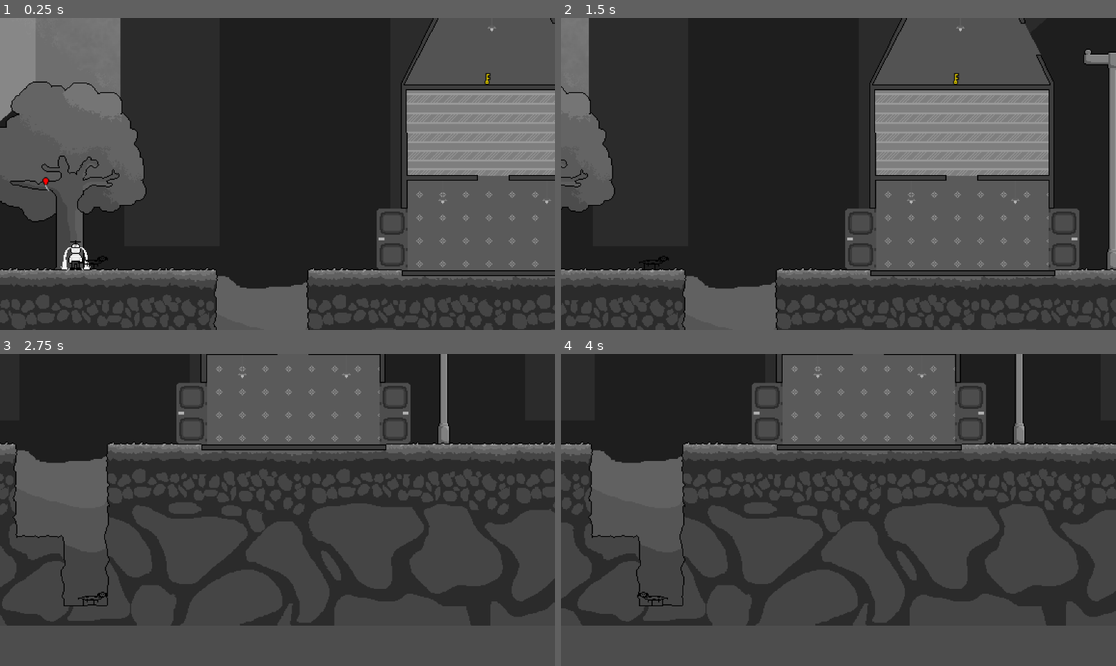
Above: before the commit, frames 1-4 (two rows, left to right).
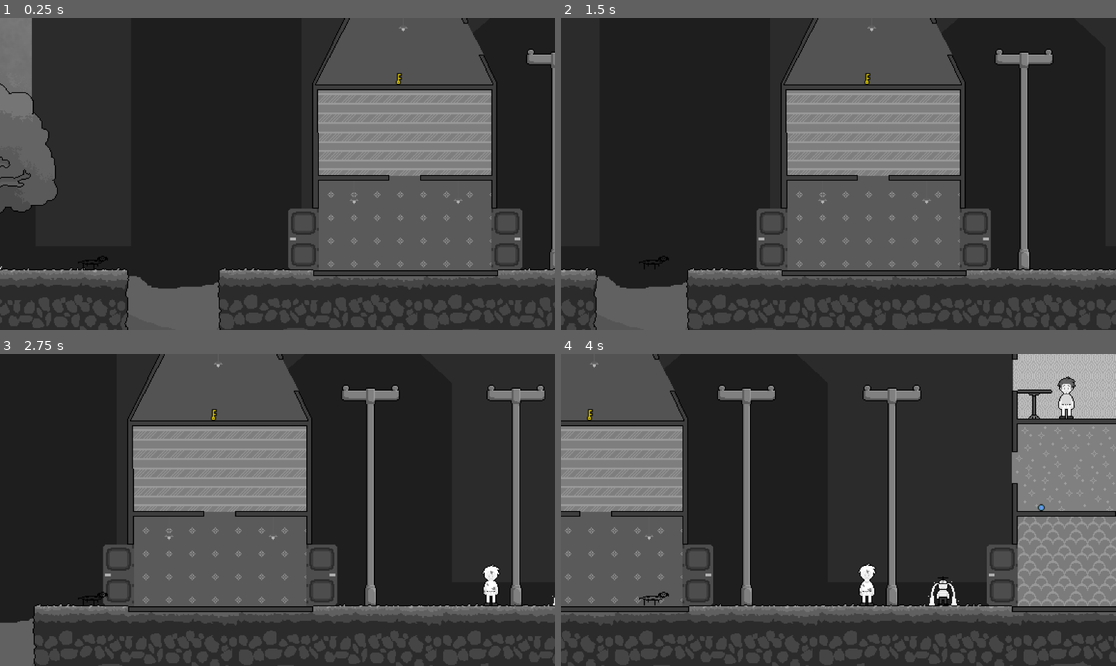
Above: after the commit, the same moments.

Repository: antonin-tarrade/SausageSerenity
Game: Godot game, scene res://Scenes/main.tscn
Two runs of this game, one before a commit and one after it. Both use one fixed random seed, a clock stepped at 60 frames per second and the inputs below. The engine's default icon, where the game draws it, is replaced by a stand-in: a white triangle on a blue panel in a dark square.
Inputs:
- Up to frame 1 (0.25 s): no input
- Up to frame 2 (1.5 s): hold Right (ui_right) 0.53-1.28 s; hold Q (extend) 0.53-1.28 s; tap Enter at 1.25 s; hold Down (ui_down) from 1.28 s (still down); tap W (charger) at 1.35 s
- Up to frame 3 (2.75 s): tap Q (extend) at 1.55 s; release Down (ui_down) at 2.03 s; hold Right (ui_right) from 2.03 s (still down); hold Q (extend) from 2.03 s (still down)
- Up to frame 4 (4 s): tap Space at 2.75 s; release Right (ui_right) at 2.78 s; release Q (extend) at 2.78 s; hold Up (ui_up) 2.78-3.53 s; tap E (interact) at 2.85 s; tap Q (extend) at 3.05 s; hold Left (ui_left) from 3.53 s (still down); hold Q (extend) from 3.53 s (still down)

The runs differ from the first frame. In frame 1, 43% of the frame differs, in the area x 0-100%, y 0-100%; in frame 2, 42%; in frame 3, 55%; in frame 4, 67%.

Commit message:
gamemanager

Diff:
--- a/Objets/mot_doux.tres
+++ b/Objets/mot_doux.tres
@@ -9,7 +9,7 @@
 
 [resource]
 script = ExtResource("1_6f0ju")
-id = "mot_doux"
+id = "lettre"
 icon = ExtResource("1_qhjq5")
 isTakable = true
 isPushable = false
--- a/Objets/test.tscn
+++ b/Objets/test.tscn
@@ -1,16 +1,15 @@
 [gd_scene load_steps=3 format=3 uid="uid://dx51uf8eanmjd"]
 
-[ext_resource type="Texture2D" uid="uid://cg7joo7ul60b1" path="res://TilesObjets/tile003.png" id="1_ortvf"]
+[ext_resource type="Texture2D" uid="uid://pqq7twfnjv0a" path="res://Dessins/transat.png" id="1_dh3r5"]
 
-[sub_resource type="CapsuleShape2D" id="CapsuleShape2D_aopye"]
-radius = 4.0
-height = 12.0
+[sub_resource type="RectangleShape2D" id="RectangleShape2D_6iryu"]
+size = Vector2(89, 37)
 
 [node name="Node2D" type="Node2D"]
 
 [node name="Sprite2D" type="Sprite2D" parent="."]
-texture = ExtResource("1_ortvf")
+texture = ExtResource("1_dh3r5")
 
 [node name="CollisionShape2D" type="CollisionShape2D" parent="."]
-position = Vector2(0, 2)
-shape = SubResource("CapsuleShape2D_aopye")
+position = Vector2(-0.5, 3.5)
+shape = SubResource("RectangleShape2D_6iryu")
--- a/Objets/verification_exploration.tres
+++ b/Objets/verification_exploration.tres
@@ -1,7 +1,10 @@
-[gd_resource type="Resource" script_class="Item" load_steps=3 format=3 uid="uid://cwupaq6jhwmbg"]
+[gd_resource type="Resource" script_class="Item" load_steps=4 format=3 uid="uid://cwupaq6jhwmbg"]
 
 [ext_resource type="Texture2D" uid="uid://pqq7twfnjv0a" path="res://Dessins/transat.png" id="1_042yv"]
 [ext_resource type="Script" path="res://ObjectData.gd" id="1_e34i0"]
+
+[sub_resource type="RectangleShape2D" id="RectangleShape2D_ocqlv"]
+size = Vector2(89, 37)
 
 [resource]
 script = ExtResource("1_e34i0")
@@ -10,4 +13,5 @@
 isTakable = false
 isPushable = false
 isDestroyable = false
-positionShape = Vector2(0, 0)
+collisionShape = SubResource("RectangleShape2D_ocqlv")
+positionShape = Vector2(-0.5, 3.5)
--- a/Scenes/main.tscn
+++ b/Scenes/main.tscn
@@ -1,5 +1,6 @@
-[gd_scene load_steps=57 format=3 uid="uid://dlxltitx45rdy"]
-
+[gd_scene load_steps=63 format=3 uid="uid://dlxltitx45rdy"]
+
+[ext_resource type="Script" path="res://Scripts/GameManager.gd" id="1_kq4bb"]
 [ext_resource type="PackedScene" uid="uid://cimdeld5rdie4" path="res://Scenes/chien_saucisse.tscn" id="1_lhaoc"]
 [ext_resource type="PackedScene" uid="uid://cfa1c1qjimgtp" path="res://Scenes/Personnage.tscn" id="2_m3qme"]
 [ext_resource type="Shader" uid="uid://d2l4kvn6jf350" path="res://Shaders/couleur.tres" id="3_t0lvh"]
@@ -36,12 +37,17 @@
 [ext_resource type="Texture2D" uid="uid://dgvrxukvr04d8" path="res://TilesObjets/tile001.png" id="20_c0jld"]
 [ext_resource type="Script" path="res://Scripts/Missions/Mission_ballon_eau.gd" id="20_q6trk"]
 [ext_resource type="Texture2D" uid="uid://b0c5l52vjltjs" path="res://TilesObjets/tile011.png" id="22_7t2v0"]
+[ext_resource type="Texture2D" uid="uid://dvrlv6bg41owb" path="res://Dessins/pomodouche.png" id="22_bycox"]
 [ext_resource type="Script" path="res://Scripts/Missions/Mission_chat.gd" id="23_65kqy"]
 [ext_resource type="Script" path="res://Scripts/Missions/Mission_romantique.gd" id="32_5vqgd"]
+[ext_resource type="Texture2D" uid="uid://bf3w7yren34t5" path="res://TilesObjets/tile005.png" id="32_polil"]
+[ext_resource type="Script" path="res://Scripts/Missions/Mission_casser_tout.gd" id="33_dkncc"]
 [ext_resource type="Script" path="res://Scripts/Missions/Mission_explorer.gd" id="36_uhh5p"]
+[ext_resource type="Texture2D" uid="uid://dcbeq3prui22h" path="res://TilesObjets/tile013.png" id="36_vo74e"]
 [ext_resource type="Texture2D" uid="uid://bb34s7ahx7qub" path="res://Dessins/smiley.png" id="41_mbxc8"]
 [ext_resource type="Texture2D" uid="uid://t5mc75vpaaec" path="res://TilesObjets/tile012.png" id="42_6aqss"]
 [ext_resource type="Script" path="res://Scripts/Missions/MissionAttendreRomantique.gd" id="42_87tod"]
+[ext_resource type="Texture2D" uid="uid://bgngufu6v7clp" path="res://Dessins/transat_bulle.png" id="42_hf511"]
 
 [sub_resource type="ShaderMaterial" id="ShaderMaterial_xjdte"]
 resource_local_to_scene = true
@@ -114,6 +120,10 @@
 shader_parameter/isSad = true
 
 [node name="Main" type="Node2D"]
+
+[node name="GameManager" type="Node2D" parent="."]
+unique_name_in_owner = true
+script = ExtResource("1_kq4bb")
 
 [node name="Decor" parent="." instance=ExtResource("4_5016y")]
 unique_name_in_owner = true
@@ -215,7 +225,7 @@
 [node name="MissionDouche" parent="Personnages/BillBoue/Requete/Missions" instance=ExtResource("7_exk0v")]
 position = Vector2(0, -4)
 scale = Vector2(1, 1)
-texture = ExtResource("12_ydduq")
+texture = ExtResource("22_bycox")
 script = ExtResource("18_oge4c")
 
 [node name="PorteHumaine" type="Node2D" parent="Personnages"]
@@ -254,7 +264,7 @@
 [node name="MissionBallonAppart" parent="Personnages/MiniBillAppart/Requete/Missions" instance=ExtResource("7_exk0v")]
 position = Vector2(0, -4)
 scale = Vector2(1, 1)
-texture = ExtResource("16_eljw5")
+texture = ExtResource("20_c0jld")
 script = ExtResource("17_lvmad")
 
 [node name="Personnage" parent="Personnages/MiniBillAppart" instance=ExtResource("2_m3qme")]
@@ -276,7 +286,7 @@
 [node name="MissionBallonImmeuble" parent="Personnages/MiniBillImmeuble/Requete/Missions" instance=ExtResource("7_exk0v")]
 position = Vector2(0, -4)
 scale = Vector2(1, 1)
-texture = ExtResource("20_c0jld")
+texture = ExtResource("16_eljw5")
 script = ExtResource("19_e3hvw")
 
 [node name="Personnage" parent="Personnages/MiniBillImmeuble" instance=ExtResource("2_m3qme")]
@@ -317,6 +327,11 @@
 
 [node name="Missions" type="Node2D" parent="Personnages/BambinoBill/Requete"]
 
+[node name="MissionCasserTout" parent="Personnages/BambinoBill/Requete/Missions" instance=ExtResource("7_exk0v")]
+scale = Vector2(1, 1)
+texture = ExtResource("32_polil")
+script = ExtResource("33_dkncc")
+
 [node name="Personnage" parent="Personnages/BambinoBill" instance=ExtResource("2_m3qme")]
 material = SubResource("ShaderMaterial_klo1e")
 anim_triste = "kid_1_sad"
@@ -378,7 +393,7 @@
 [node name="MissionRomantique" parent="Personnages/RomantiqueBill/Requete/Missions" instance=ExtResource("7_exk0v")]
 position = Vector2(0, -4)
 scale = Vector2(1, 1)
-texture = ExtResource("12_ydduq")
+texture = ExtResource("36_vo74e")
 script = ExtResource("32_5vqgd")
 
 [node name="Personnage" parent="Personnages/RomantiqueBill" instance=ExtResource("2_m3qme")]
@@ -423,7 +438,7 @@
 [node name="MissionExplorer" parent="Personnages/BillLExplorateur/Requete/Missions" instance=ExtResource("7_exk0v")]
 position = Vector2(0, -4)
 scale = Vector2(1, 1)
-texture = ExtResource("12_ydduq")
+texture = ExtResource("42_hf511")
 script = ExtResource("36_uhh5p")
 
 [node name="Personnage" parent="Personnages/BillLExplorateur" instance=ExtResource("2_m3qme")]
@@ -474,4 +489,6 @@
 anim_heureux = "mamie_pet"
 
 [node name="ChienSaucisse" parent="." instance=ExtResource("1_lhaoc")]
-position = Vector2(160, 896)
+position = Vector2(252, 911)
+
+[connection signal="lettrerecu" from="Personnages/AttendRomantiqueBill/Requete/Missions/MissionAttendreRomantique" to="Personnages/RomantiqueBill/Requete/Missions/MissionRomantique" method="_on_mission_attendre_romantique_lettrerecu"]
--- /dev/null
+++ b/Scripts/GameManager.gd
@@ -0,0 +1,10 @@
+class_name GameManager extends Node2D
+
+@export var nbMissions : int = 11
+var nbMissionsFinies : int = 0
+
+func _on_mission_fini():
+	nbMissionsFinies += 1
+
+func get_pourcentage_fini() -> float :
+	return nbMissionsFinies/nbMissions
--- a/Scripts/Missions/MissionAttendreRomantique.gd
+++ b/Scripts/Missions/MissionAttendreRomantique.gd
@@ -1,6 +1,10 @@
 extends Sprite2D
+
+signal lettrerecu
 
 func verifier(personnage : Personnage) -> bool :
 	print("attendre romantique")
-	# plus complexe car on veut que la meuf envoie un mot doux à l'autre donc que ce soit l'autre qui envoie un signal quand elle a reçu la lettre
-	return personnage.regarder_objet_present("lettre")
+	if personnage.regarder_objet_present("lettre") :
+		lettrerecu.emit()
+		return true
+	return false
--- a/Scripts/Missions/Mission_romantique.gd
+++ b/Scripts/Missions/Mission_romantique.gd
@@ -1,6 +1,13 @@
 extends Sprite2D
+
+var recu : bool = false
 
 func verifier(personnage : Personnage) -> bool :
 	print("romantique")
 	# plus complexe car on veut que la meuf envoie un mot doux à l'autre donc que ce soit l'autre qui envoie un signal quand elle a reçu la lettre
-	return personnage.regarder_objet_present("lettre")
+	return recu
+
+
+
+func _on_mission_attendre_romantique_lettrerecu():
+	recu = true;
--- a/Scripts/Personnage.gd
+++ b/Scripts/Personnage.gd
@@ -10,12 +10,12 @@
 @onready var current_mission : int = 0
 @onready var static_body : StaticBody2D = $PersonnageBody
 @onready var animation = $AnimationPlayer
+@onready var gm : GameManager = %GameManager
 var zonedetectionobj : Area2D
 var zonedetectionperso : Area2D
 
 # Gestion joie
-@export var nbMissions : int = 11
-var augmentation_joie : float = 1/nbMissions
+#var augmentation_joie : float = 1/nbMissions
 @onready var decors : Node = %Decor/Background
 
 
@@ -53,8 +53,8 @@
 	etat = ETATS.heureux
 	animation.current_animation = anim_heureux
 	self.material.set_shader_parameter("isSad",false)
-	var taux_joie = decors.material.get_shader_parameter("taux_joie")
-	decors.material.set_shader_parameter("taux_joie",taux_joie + augmentation_joie)
+	#var taux_joie = decors.material.get_shader_parameter("taux_joie")
+	decors.material.set_shader_parameter("taux_joie",gm.get_pourcentage_fini())
 
 func regarder_autour_objets():
 	var listeobj = []
Binary file removed: Dessins/BackGroundEnd.webp
Binary file added: Dessins/pomodouche.png
Not shown, changed: Dessins/pomodouche.png.import
Binary file added: Dessins/transat_bulle.png
Not shown, added: Dessins/transat_bulle.png.import
